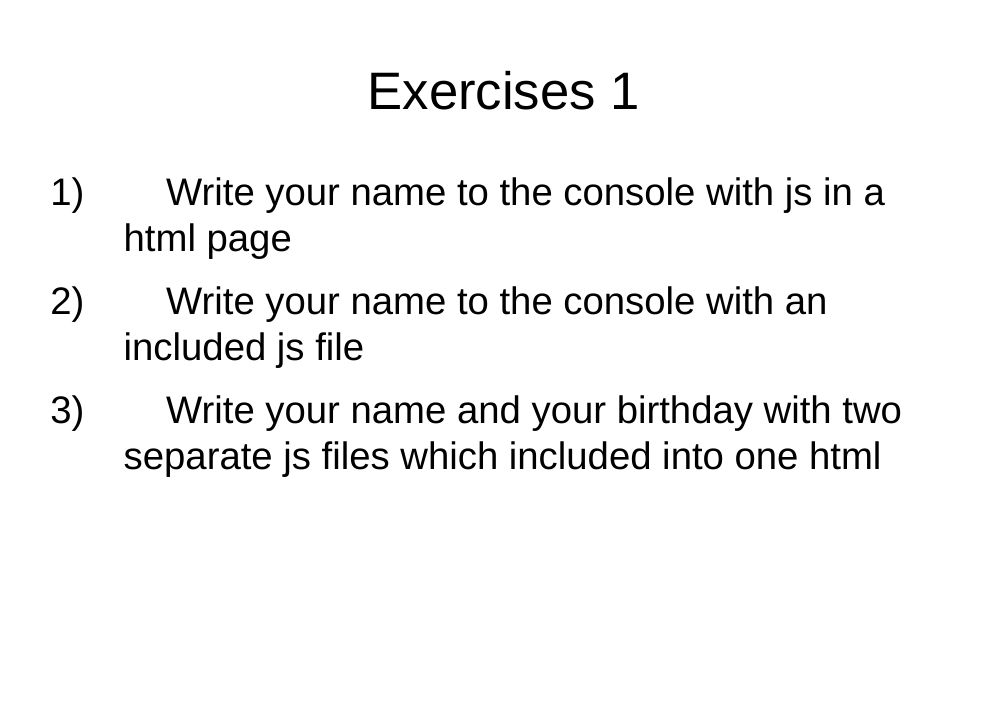
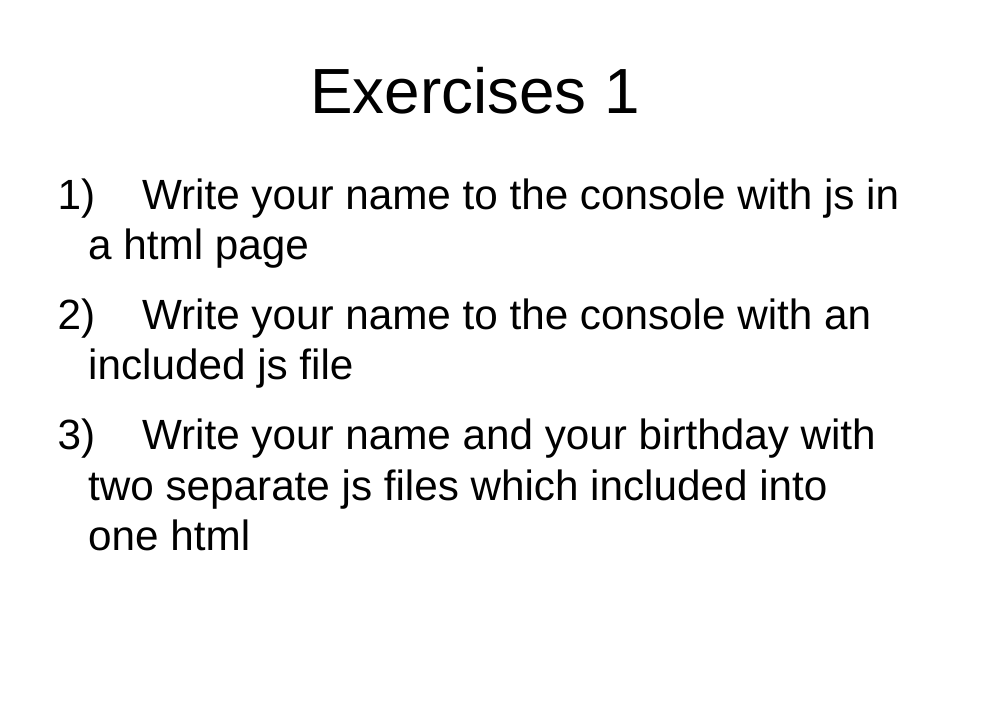
Before and after one commit to peterborkuti/other, a slide deck: slide 20 of JavaScriptBasics/jsbasics-slide.odp. Drawn at 1008x713 pixels with LibreOffice and Linux fonts; fonts in the diff are those of the drawing; background and template pictures are left out. Boxes give left, top, right and bottom in pixels: in the first picture for what was removed or moved away, otherwise in the second. Text is boxed around its words. In the diff, an @@ line names an element or a change of style, - is before the commit and + after.

```diff
--- a/JavaScriptBasics/jsbasics-slide.odp
+++ b/JavaScriptBasics/jsbasics-slide.odp
@@ title "Exercises 1" at [310, 66, 639, 114]: size 44 to 53.3 pt @@
@@ text "Write your name to the ..." at [88, 178, 899, 551]: size 32 to 35.3 pt; indent changed; more space between paragraphs @@
```
Also in this commit, not shown: 28 other slides changed, 11 slides added, 2 other files.
